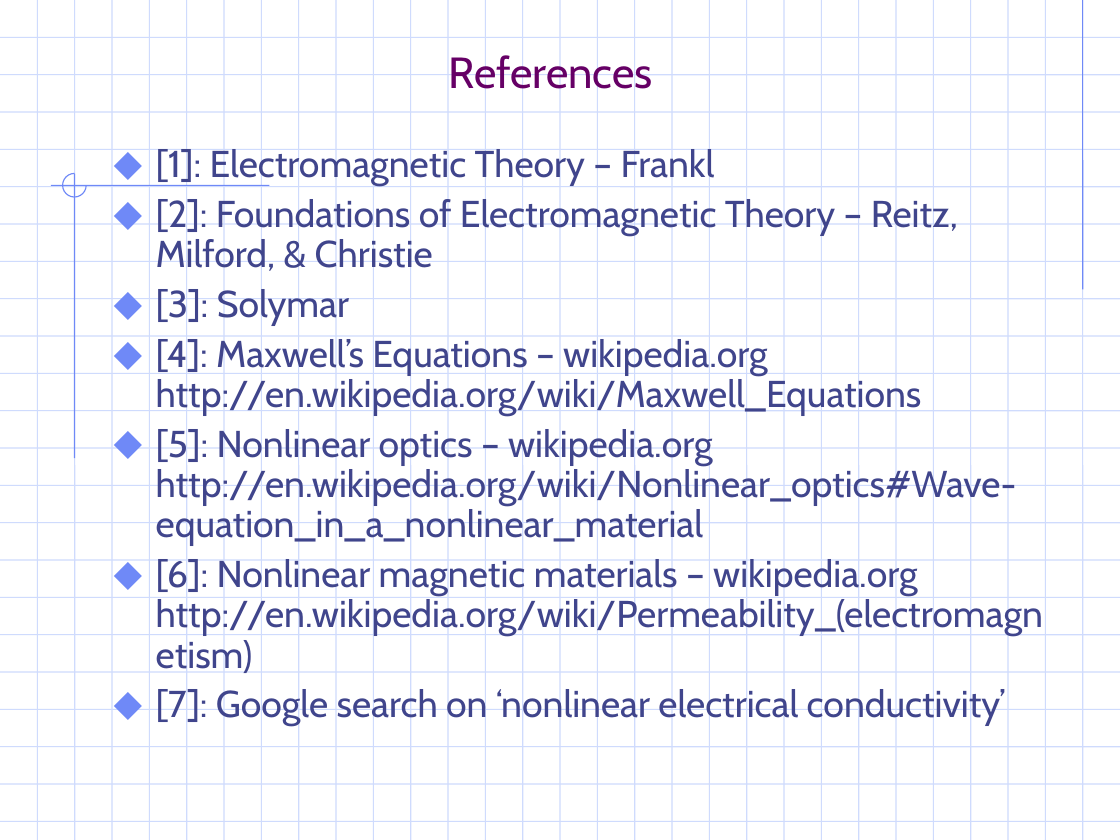
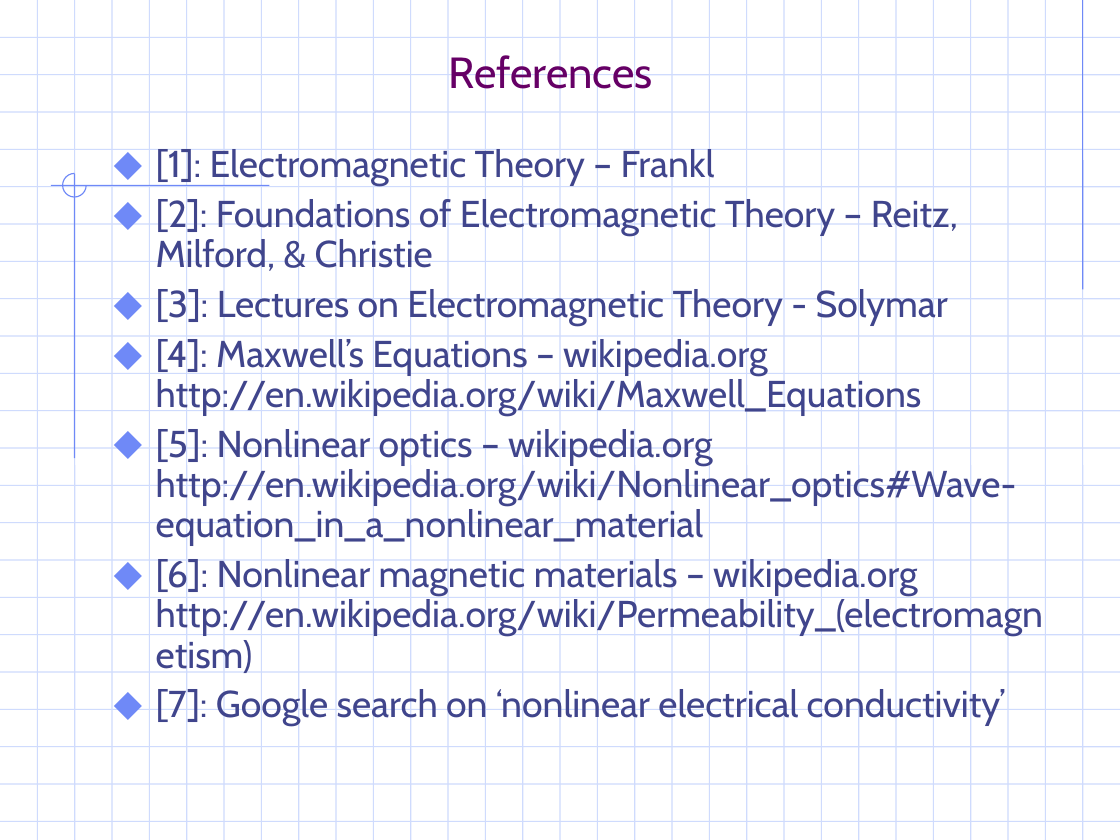
Before and after one commit to gravmath/Projects, a slide deck: slide 2 of PowerPoint/EM_notes.ppt. Drawn at 1120x840 pixels with LibreOffice and Linux fonts; fonts in the diff are those of the drawing; background and template pictures are left out. Boxes give left, top, right and bottom in pixels: in the first picture for what was removed or moved away, otherwise in the second. Text is boxed around its words. In the diff, an @@ line names an element or a change of style, - is before the commit and + after.

```diff
--- a/PowerPoint/EM_notes.ppt
+++ b/PowerPoint/EM_notes.ppt
@@ text at <box>156,286,948,326</box>: text changed @@
-⬥ [3]: Solymar
+⬥ [3]: Lectures on Electromagnetic Theory - Solymar
```
Also in this commit, not shown: 8 other slides changed, 11 slides added, 10 slides removed, 1 other file.
